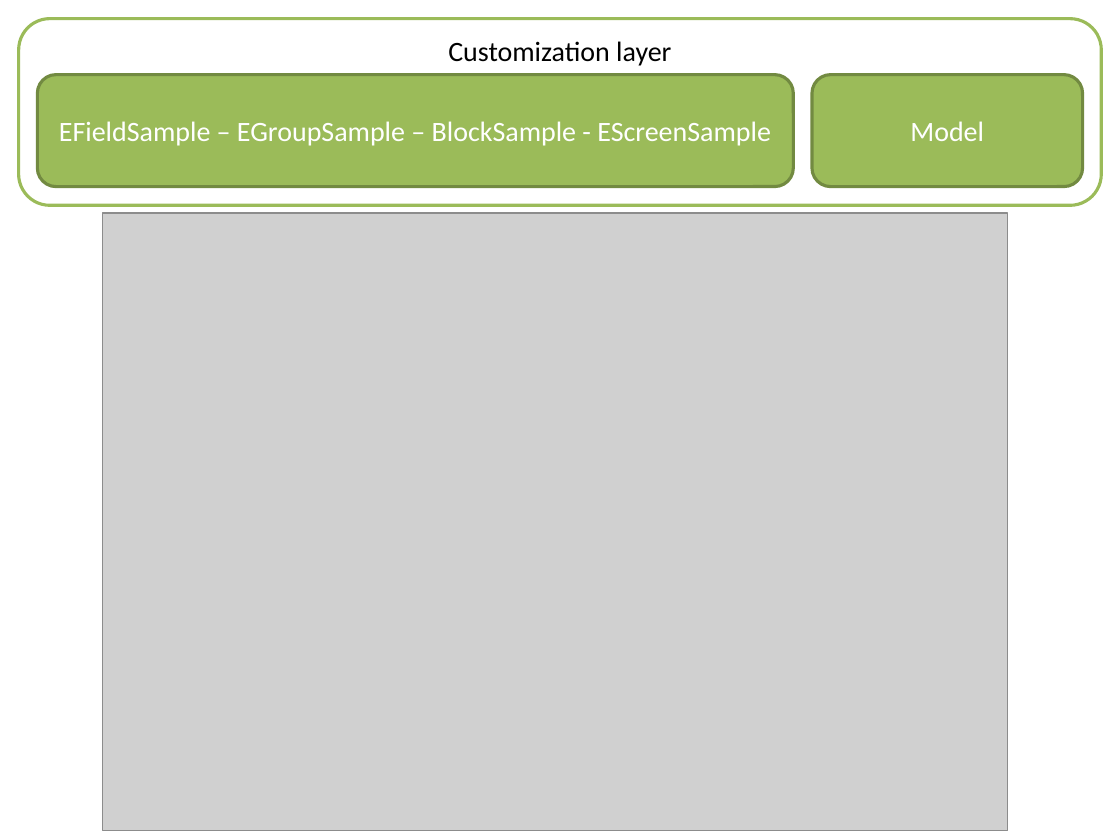
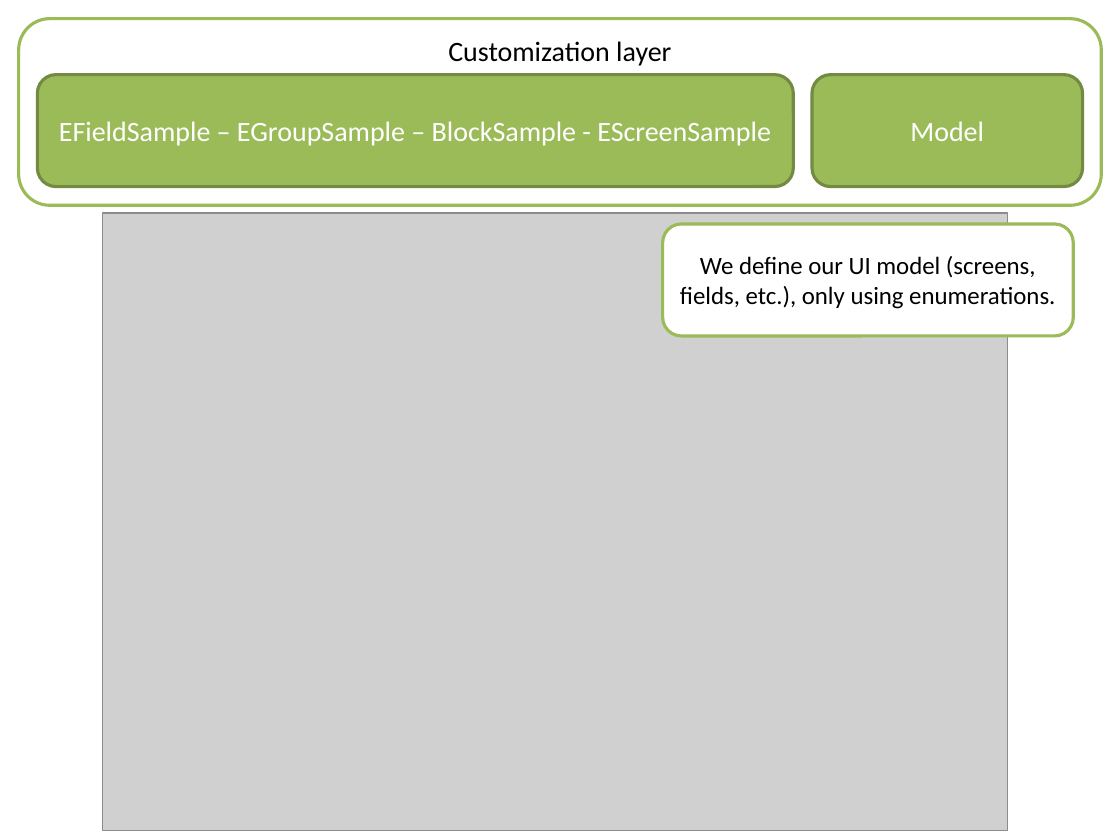
Before and after one commit to lesfurets/mdl4ui, a slide deck: slide 15 of mdl4ui-docs/mdl4ui_cg2013.pptx. Drawn at 1120x840 pixels with LibreOffice and Linux fonts; fonts in the diff are those of the drawing; grey boxes stand for pictures. Boxes give left, top, right and bottom in pixels: in the first picture for what was removed or moved away, otherwise in the second. Text is boxed around its words. In the diff, an @@ line names an element or a change of style, - is before the commit and + after.

```diff
--- a/mdl4ui-docs/mdl4ui_cg2013.pptx
+++ b/mdl4ui-docs/mdl4ui_cg2013.pptx
@@ rounded rectangle added at [663, 224, 1074, 336], fill #FFFFFF, outline #9BBB59 2 pt, 16 pt, text #000000 @@
+We define our UI model (screens, fields, etc.), only using enumerations.
```
Also in this commit, not shown: 2 other slides changed.
